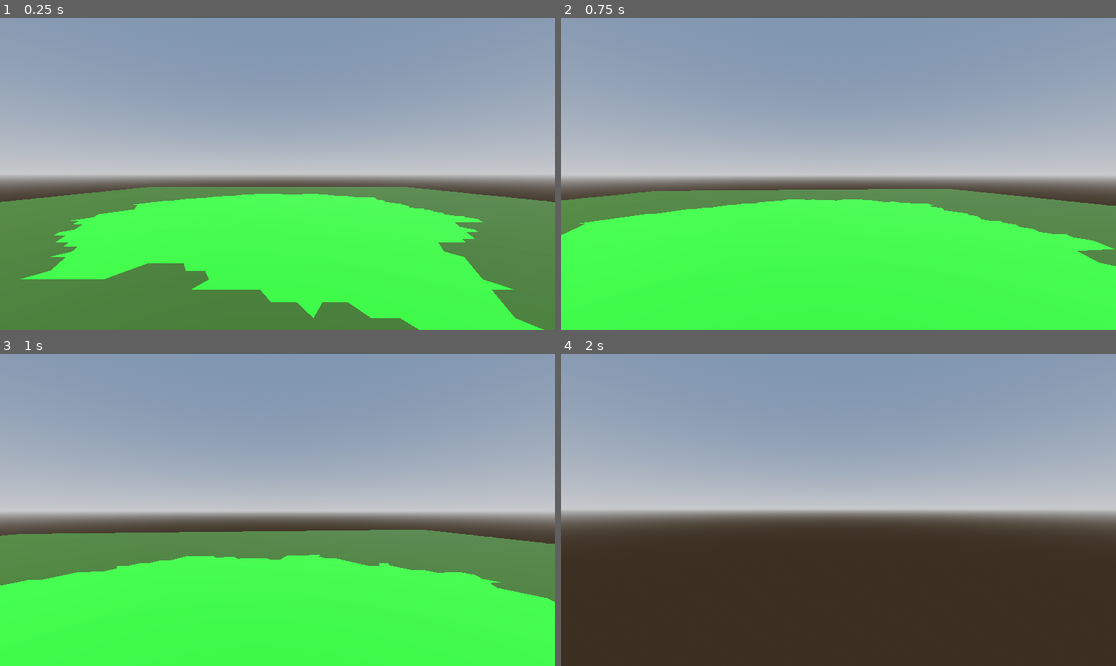
Above: before the commit, frames 1-4 (two rows, left to right).
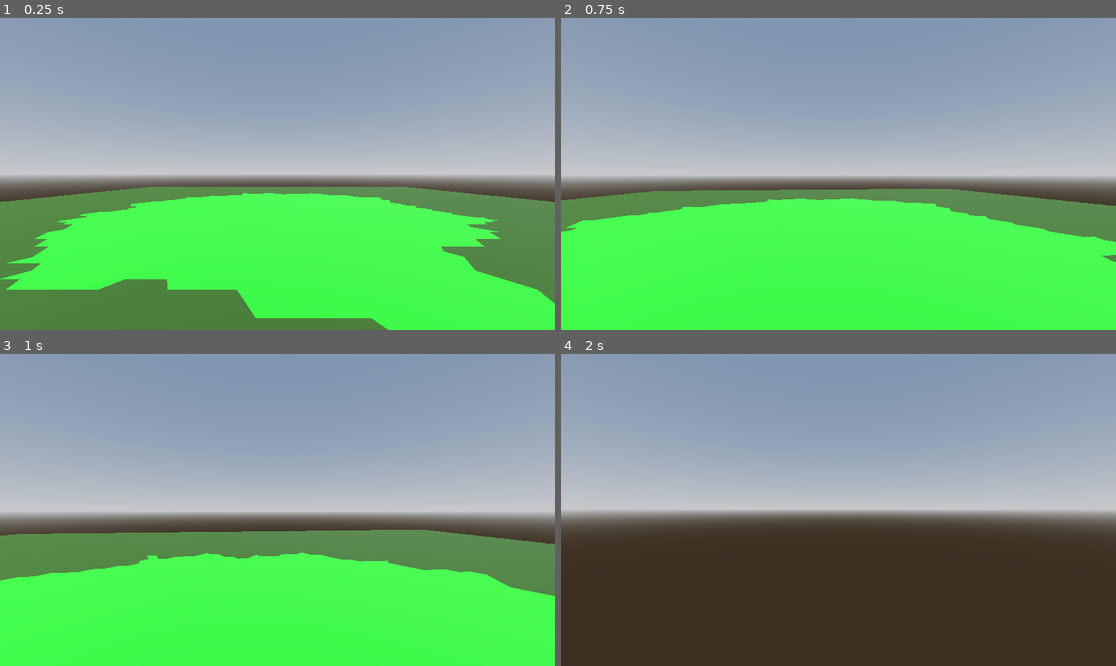
Above: after the commit, the same moments.

Repository: MichaelReel/Faster-Island-Generation
Game: Godot game, scene res://Main.tscn
Two runs of this game, one before a commit and one after it. Both use one fixed random seed, a clock stepped at 60 frames per second and the inputs below.
Inputs (mouse positions are in pixels of both pictures, inside the frame that each line leads up to):
- Up to frame 1 (0.25 s): no input
- Up to frame 2 (0.75 s): tap Enter at 0.5 s; move the mouse to (866, 174) at 0.52 s; hold W (forward) from 0.53 s (still down)
- Up to frame 3 (1 s): keep holding W (forward)
- Up to frame 4 (2 s): keep holding W (forward); move the mouse to (810, 510) at 1.27 s

The runs differ from the first frame. In frame 1, 5.2% of the frame differs, in the area x 0-100%, y 56-100%; in frame 2, 0.6%; in frame 3, 0.8%; in frame 4, nothing differs.

Commit message:
Begun working on the region and lake creation

Diff:
--- a/Main.tscn
+++ b/Main.tscn
@@ -33,7 +33,7 @@
 
 [node name="GeneratedIsland" parent="." instance=ExtResource("1_77t7i")]
 bounds_side = 100.0
-island_cell_count = 5457
+island_cell_count = 6000
 sub_water = SubResource("StandardMaterial3D_582fk")
 ground = SubResource("StandardMaterial3D_g3d72")
 
--- a/island/GeneratedIsland.gd
+++ b/island/GeneratedIsland.gd
@@ -20,6 +20,10 @@
 	set(value):
 		random_seed = value
 		_changes_pending = true
+
+@export_category("lake_creation")
+@export var max_lake_regions: int = 6
+@export var max_lakes_per_region: int = 3
 
 @export_category("debug_materials")
 @export var sub_water: Material = Material.new()
@@ -47,13 +51,29 @@
 
 func _tool_execute(_delta: float) -> void:
 	bounds.size = Vector2.ONE * bounds_side
-	_terrain_manager = TerrainManager.new(random_seed, material_lib, tri_side, bounds_side, island_cell_count)
+	_terrain_manager = TerrainManager.new(
+		random_seed,
+		material_lib,
+		tri_side,
+		bounds_side,
+		island_cell_count,
+		max_lake_regions,
+		max_lakes_per_region,
+	)
 	var _err2 = _terrain_manager.connect("stage_complete", _on_stage_complete)
 	_terrain_manager.perform("Outline Stage")
 
 func _game_execute(_delta: float) -> void:
 	bounds.size = Vector2.ONE * bounds_side
-	_terrain_manager = TerrainManager.new(random_seed, material_lib, tri_side, bounds_side, island_cell_count)
+	_terrain_manager = TerrainManager.new(
+		random_seed,
+		material_lib,
+		tri_side,
+		bounds_side,
+		island_cell_count,
+		max_lake_regions,
+		max_lakes_per_region,
+	)
 	var _err1 = _terrain_manager.connect("all_stages_complete", _on_all_stages_complete)
 	var _err2 = _terrain_manager.connect("stage_complete", _on_stage_complete)
 	var _err3 = _terrain_manager.connect("stage_percent_complete", _on_stage_percent_complete)
--- a/island/generation/TerrainManager.gd
+++ b/island/generation/TerrainManager.gd
@@ -10,6 +10,7 @@
 
 var _grid_manager: GridManager
 var _outline_manager: OutlineManager
+var _lake_manager: LakeManager
 
 func _init(
 	random_seed: int,
@@ -17,17 +18,21 @@
 	tri_side: float,
 	bounds_side: float,
 	island_cell_limit: int,
+	lake_regions: int,
+	lakes_per_region: int,
 ) -> void:
 	var rng = RandomNumberGenerator.new()
 	rng.seed = random_seed
 	var points_per_row = int(bounds_side / tri_side)
 	_grid_manager = GridManager.new(tri_side, points_per_row, material_lib)
 	_outline_manager = OutlineManager.new(_grid_manager, island_cell_limit, material_lib, rng.randi())
+	_lake_manager = LakeManager.new(_grid_manager, _outline_manager, lake_regions, lakes_per_region, material_lib, rng.randi())
 
 func perform(up_to_stage_with_name: String = "") -> void:
 	var stages: Array[Stage] = [
 		_grid_manager,
 		_outline_manager,
+		_lake_manager,
 	]
 
 	for stage in stages:
--- /dev/null
+++ b/island/generation/lakes/LakeManager.gd
@@ -0,0 +1,36 @@
+class_name LakeManager
+extends Stage
+
+var _grid_manager: GridManager
+var _outline_manager: OutlineManager
+var _region_divide_layer: RegionDividelLayer
+var _rng := RandomNumberGenerator.new()
+
+func _init(
+	grid_manager: GridManager,
+	outline_manager: OutlineManager,
+	lake_regions: int,
+	lakes_per_region: int,
+	material_lib: MaterialLib,
+	rng_seed: int
+) -> void:
+	_grid_manager = grid_manager
+	_outline_manager = outline_manager
+	_rng.seed = rng_seed
+
+	_region_divide_layer = RegionDividelLayer.new(outline_manager, lake_regions, _rng.randi())
+#	_lake_layer = null
+
+
+func perform() -> void:
+	emit_signal("percent_complete", self, 0.0)
+	_region_divide_layer.perform()
+	emit_signal("percent_complete", self, 100.0)
+
+func _to_string() -> String:
+	return "Lake Stage"
+
+func get_mesh_dict() -> Dictionary:
+	return {
+		"lakes": null
+	}
--- /dev/null
+++ b/island/generation/lakes/geometry/RegionDivideLayer.gd
@@ -0,0 +1,46 @@
+class_name RegionDividelLayer
+extends Object
+
+var _outline_manager: OutlineManager
+var _lake_regions: int
+var _region_cell_layer: RegionCellLayer
+var _region_indices: PackedInt64Array
+var _rng := RandomNumberGenerator.new()
+
+func _init(outline_manager: OutlineManager, lake_regions: int, rng_seed: int) -> void:
+	_outline_manager = outline_manager
+	_lake_regions = lake_regions
+	_rng.seed = rng_seed
+	_region_cell_layer = _outline_manager.get_region_cell_layer()
+
+func perform() -> void:
+	_setup_regions()
+
+	var expansion_done := false
+	while not expansion_done:
+		var done = true
+		for region_index in _region_indices:
+			if not _region_cell_layer.expand_region_into_parent(region_index, _rng):
+				done = false
+		if done:
+			expansion_done = true
+
+	pass
+
+#	_expand_margins()
+
+#	for region in _regions:
+#		var _lines: Array[Edge] = region.get_perimeter_lines(false)
+
+#func _expand_margins() -> void:
+#	for region in _regions:
+#		region.expand_margins()
+
+func _setup_regions() -> void:
+	var parent_region_index = _outline_manager.get_island_region_index()
+	var start_triangles = _region_cell_layer.get_some_triangles_in_region(_lake_regions, parent_region_index, _rng)
+
+	for tri_index in start_triangles:
+		var new_region = Region.new(_region_cell_layer, parent_region_index)
+		new_region.add_cell_index_to_front(tri_index)
+		_region_indices.append(new_region.get_region_index())
--- a/island/generation/outline/OutlineManager.gd
+++ b/island/generation/outline/OutlineManager.gd
@@ -35,3 +35,9 @@
 	return {
 		"terrain": _island_outline_mesh
 	}
+
+func get_region_cell_layer() -> RegionCellLayer:
+	return _region_cell_layer
+
+func get_island_region_index() -> int:
+	return _island_outline_layer.get_region_ref()
--- a/island/generation/outline/geometry/IslandOutlineLayer.gd
+++ b/island/generation/outline/geometry/IslandOutlineLayer.gd
@@ -24,28 +24,11 @@
 func _expand_region_up_to_cell_count() -> void:
 	var expansion_done := false
 	while not expansion_done:
-		var front_spent = expand_region_into_parent()
+		var front_spent = _region_cell_layer.expand_region_into_parent(get_region_ref(), _rng)
 		if front_spent or _region.get_cell_count() >= _cell_limit:
 			expansion_done = true
 
 	perform_expansion_smoothing()
-
-func expand_region_into_parent() -> bool:
-	"""
-	Extend by a cell into the parent medium
-	Return true if there is no space left
-	"""
-	if _region.front_empty():
-		return true
-
-	var random_front_cell = _region.random_front_cell_index(_rng)
-
-	for neighbour_index in _region_cell_layer.get_edge_sharing_neighbours(random_front_cell):
-		if _region_cell_layer.get_parent_reference_for_cell_index(neighbour_index) == _region_cell_layer.get_region_ref():
-			_region.add_cell_index_to_front(neighbour_index)
-
-	_region.add_cell_index_to_region(random_front_cell)
-	return _region.front_empty()
 
 func perform_expansion_smoothing() -> void:
 	"""
@@ -60,7 +43,7 @@
 			if _region.surrounding_cell_with_index(front_cell_ind):
 				# Ensure the front is updated
 				for neighbour_index in _region_cell_layer.get_edge_sharing_neighbours(front_cell_ind):
-					if _region_cell_layer.get_parent_reference_for_cell_index(neighbour_index) == _region_cell_layer.get_region_ref():
+					if _region_cell_layer.get_region_by_index_for_cell_index(neighbour_index) == _region_cell_layer.get_region_ref():
 						_region.add_cell_index_to_front(neighbour_index)
 				# Move front cell to the region and mark for another pass
 				_region.add_cell_index_to_region(front_cell_ind)
--- a/island/generation/outline/geometry/Region.gd
+++ b/island/generation/outline/geometry/Region.gd
@@ -18,6 +18,9 @@
 func get_region_index() -> int:
 	return _region_index
 
+func get_parent_index() -> int:
+	return _parent_index
+
 func add_cell_index_to_front(cell_index: int) -> void:
 	if cell_index in _region_cells:
 		_region_cells.remove_at(_region_cells.find(cell_index))
@@ -32,6 +35,9 @@
 func get_cell_count() -> int:
 	return len(_region_cells)
 
+func get_cell_indices() -> PackedInt64Array:
+	return _region_cells
+
 func front_cell_indices() -> PackedInt64Array:
 	return _region_front
 
--- a/island/generation/outline/geometry/RegionCellLayer.gd
+++ b/island/generation/outline/geometry/RegionCellLayer.gd
@@ -5,7 +5,7 @@
 var _edge_neighbour_indices: Array[PackedInt64Array] = []  # Links to neighbour cells by index
 var _cell_parents: PackedInt64Array = []  # Link from a cell to it's parent reference index
 var _root_region: Region
-var _parent_reference: Array[Region] = []  # Link from parent reference to the parent Region
+var _region_by_index: Array[Region] = []  # Link from parent reference to the parent Region
 var _point_to_cells_map: Array[PackedInt64Array] = []
 
 func _init(tri_cell_layer: TriCellLayer) -> void:
@@ -23,25 +23,25 @@
 	return _root_region.get_region_index()
 
 func register_region(parent: Region) -> int:
-	var index = len(_parent_reference)
-	_parent_reference.append(parent)
+	var index = len(_region_by_index)
+	_region_by_index.append(parent)
 	return index
 
 func get_region_count() -> int:
-	return len(_parent_reference)
+	return len(_region_by_index)
 
-func get_parent_by_reference(index: int) -> Region:
-	return _parent_reference[index]
+func get_region_by_reference(index: int) -> Region:
+	return _region_by_index[index]
 
-func get_reference_by_parent(parent: Region) -> int:
-	return _parent_reference.find(parent)
+func get_index_by_region(parent: Region) -> int:
+	return _region_by_index.find(parent)
 
 func get_middle_triangle_index() -> int:
 	return _tri_cell_layer.get_tri_cell_index_for_vector2i(
 		_tri_cell_layer.get_triangles_grid_dimensions() / 2
 	)
 
-func get_parent_reference_for_cell_index(cell_index: int) -> int:
+func get_region_by_index_for_cell_index(cell_index: int) -> int:
 	return _cell_parents[cell_index]
 
 func update_cell_to_region(cell_index: int, region_index: int) -> void:
@@ -101,3 +101,30 @@
 			return false
 	# Not points found outside region
 	return true
+
+func get_some_triangles_in_region(count: int, region_index: int, rng: RandomNumberGenerator) -> PackedInt64Array:
+	"""Get upto count random cells from the region referenced by region_index"""
+	var region : Region = _region_by_index[region_index]
+
+	var actual_count : int = min(count, region.get_cell_count())
+	var random_cells = region.get_cell_indices().duplicate()
+	ArrayUtils.shuffle(rng, random_cells)
+	return random_cells.slice(0, actual_count)
+
+func expand_region_into_parent(region_index: int, rng: RandomNumberGenerator) -> bool:
+	"""
+	Extend by a cell into the parent medium
+	Return true if there is no space left
+	"""
+	var region : Region = _region_by_index[region_index]
+	if region.front_empty():
+		return true
+
+	var random_front_cell_index = region.random_front_cell_index(rng)
+
+	for neighbour_index in get_edge_sharing_neighbours(random_front_cell_index):
+		if get_region_by_index_for_cell_index(neighbour_index) == region.get_parent_index():
+			region.add_cell_index_to_front(neighbour_index)
+
+	region.add_cell_index_to_region(random_front_cell_index)
+	return region.front_empty()
--- a/island/generation/outline/mesh/IslandOutlineMesh.gd
+++ b/island/generation/outline/mesh/IslandOutlineMesh.gd
@@ -25,7 +25,7 @@
 	for cell_index in range(_tri_cell_layer.get_cell_count()):
 		var surface_tool = sub_surface_tool
 
-		var region_index = _region_cell_layer.get_parent_reference_for_cell_index(cell_index)
+		var region_index = _region_cell_layer.get_region_by_index_for_cell_index(cell_index)
 		if region_index == _island_outline_layer.get_region_ref():
 			surface_tool = ground_surface_tool
 
--- /dev/null
+++ b/island/util/ArrayUtils.gd
@@ -0,0 +1,10 @@
+class_name ArrayUtils
+extends Object
+
+
+static func shuffle(rng: RandomNumberGenerator, target: Array) -> void:
+	for i in range(len(target)):
+		var j: int = rng.randi_range(0, len(target) - 1)
+		var swap = target[i]
+		target[i] = target[j]
+		target[j] =swap
